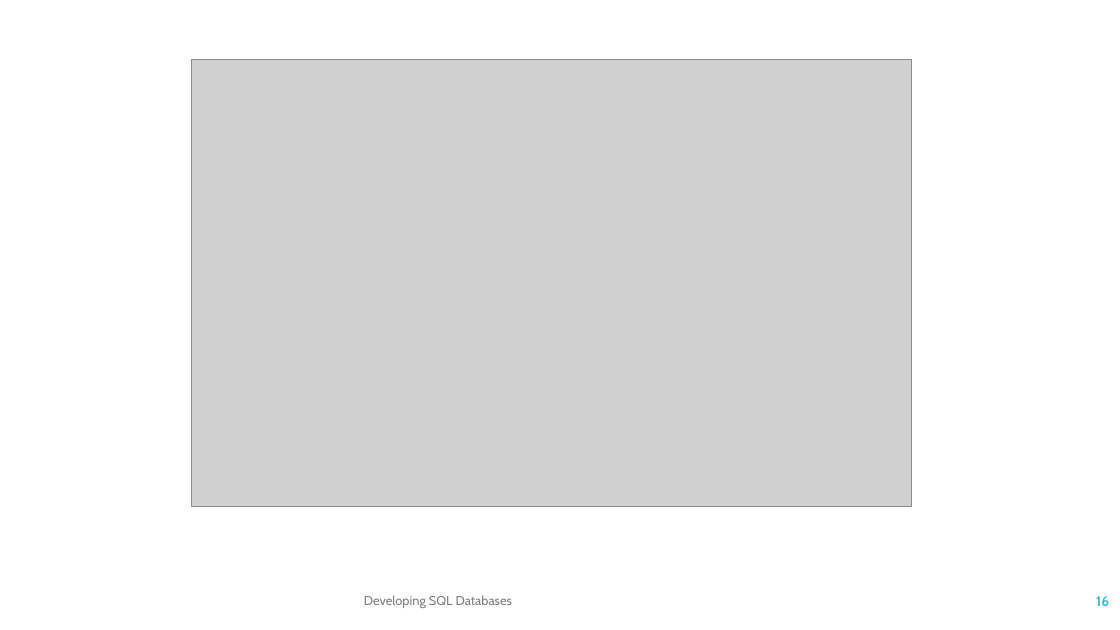
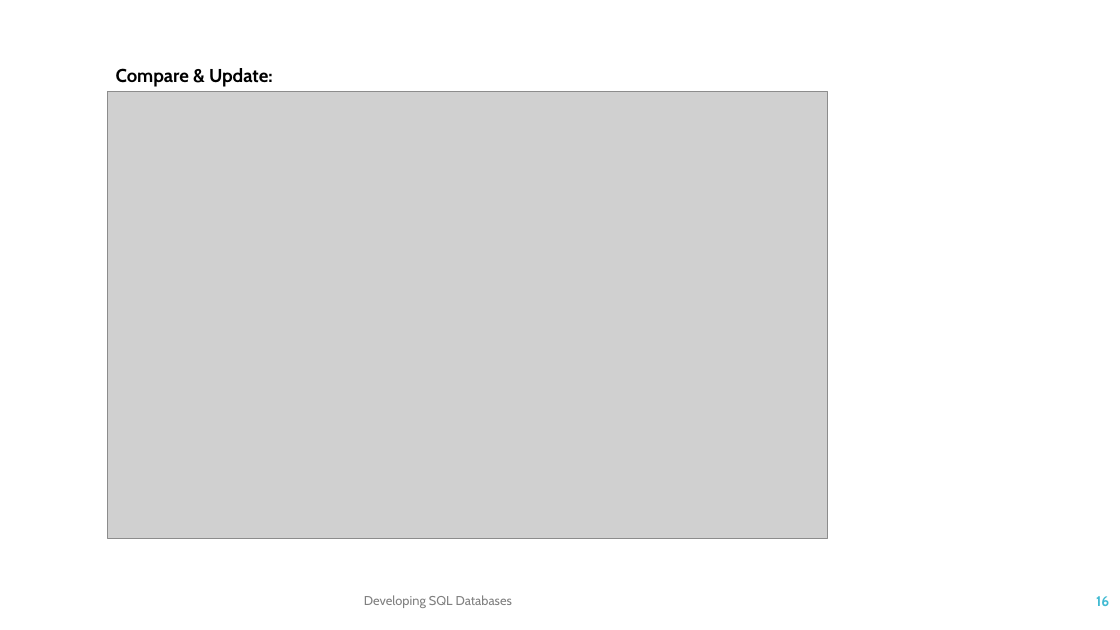
Before and after one commit to TKostyrka/70762DevSQLDB, a slide deck: slide 16 of DEVSQL_00_Intro/DEVSQL_00B_SSDT.pptx. Drawn at 1120x630 pixels with LibreOffice and Linux fonts; fonts in the diff are those of the drawing; grey boxes stand for pictures. Boxes give left, top, right and bottom in pixels: in the first picture for what was removed or moved away, otherwise in the second. Text is boxed around its words. In the diff, an @@ line names an element or a change of style, - is before the commit and + after.

```diff
--- a/DEVSQL_00_Intro/DEVSQL_00B_SSDT.pptx
+++ b/DEVSQL_00_Intro/DEVSQL_00B_SSDT.pptx
@@ text added at box(116, 68, 273, 87), 16 pt, text #000000, bold @@
+Compare & Update:
@@ picture: place and size @@
-picture at box(192, 60, 912, 507)
+picture at box(108, 92, 828, 539)
```
Also in this commit, not shown: 6 other slides changed, 1 slide added, 1 other file.
